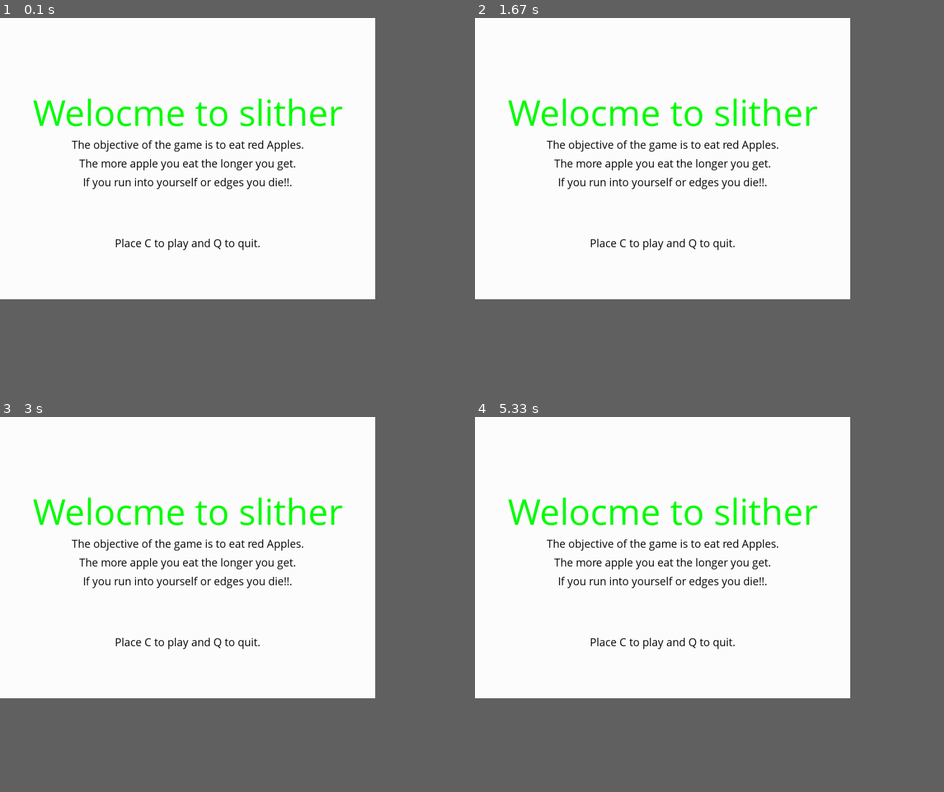
Above: before the commit, frames 1-4 (two rows, left to right).
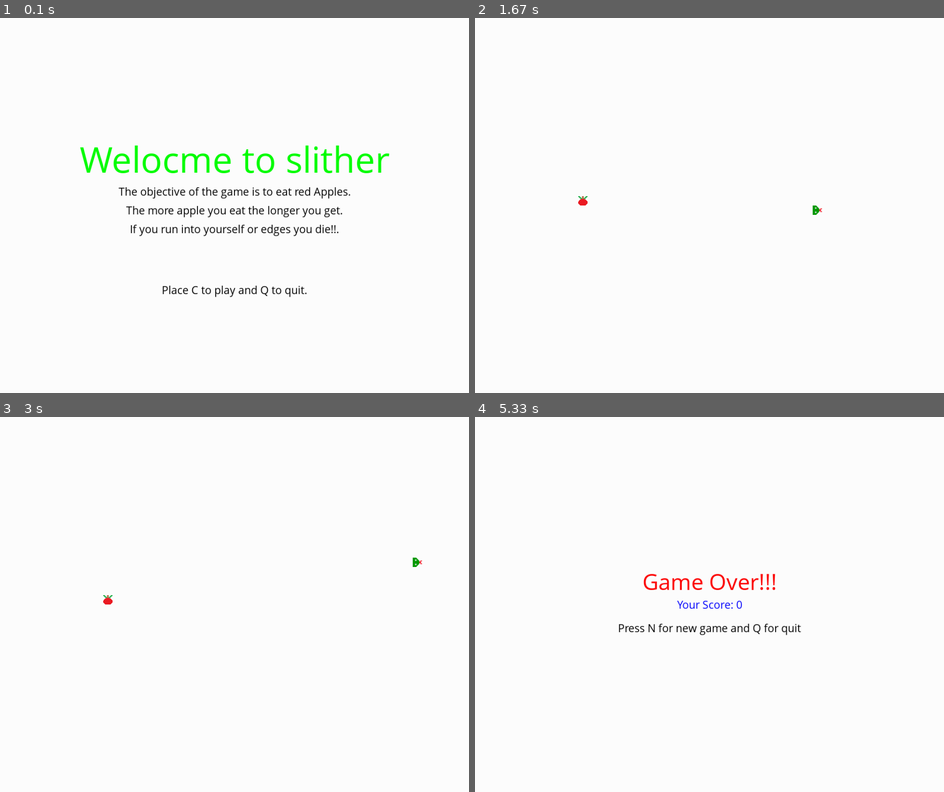
Above: after the commit, the same moments.

Repository: RIPTIDEKING/Snake_Pygame
Game: pygame game, started from pygameStart.py
Same seed, same stepped clock (60 frames per second), same inputs: the game is played once before the commit and once after it.
Inputs:
- Up to frame 1 (0.1 s): no input
- Up to frame 2 (1.67 s): tap C at 0.33 s; tap Enter at 0.67 s
- Up to frame 3 (3 s): hold Up 1.67-2.13 s; hold Right 2.17-2.63 s; hold Left from 2.67 s (still down)
- Up to frame 4 (5.33 s): release Left at 3.2 s; hold Down 3.23-3.53 s; hold Left 3.57-3.97 s; hold Up 4-4.37 s; hold Right 4.4-5.03 s; hold Down from 5.07 s (still down)
In our replay, the window is 720x540 before the commit and 900x720 after it. These sizes can differ from the game's own. Grey fills any space a smaller window leaves; there, only what the larger window draws over its background counts as a difference.

The runs differ from the first frame. In frame 1, 5.8% of the frame differs, in the area x 7-83%, y 21-75%; in frame 2, 3.1%; in frame 3, 3.1%; in frame 4, 3.8%.

Commit message:
changes with 20px

Diff:
--- a/pygameStart.py
+++ b/pygameStart.py
@@ -10,20 +10,26 @@
 darkGreen = (0,155,0)
 blue = (0,0,255)
 
-FPS = 15
-display_width = 800
-display_height = 600
-block_size = 10
+FPS = 10
+display_width = 1000
+display_height = 800
+block_size = 20
+MovementSpeed = (block_size)
 
 imgHead = pygame.image.load('snakeHead.png')
 imgBody = pygame.image.load('snakeBody.png')
 imgTail = pygame.image.load('snakeTail.png')
+appleMain = pygame.image.load('apple.png')
+
+pygame.display.set_icon(appleMain)
 
 gameDisplay = pygame.display.set_mode((display_width,display_height))
 pygame.display.set_caption('slither')
 pygame.display.update()
 
 direction = "Right"
+randAppleX = 0
+randAppleY = 0
 
 
 #gameDisplay.fill(white)
@@ -35,9 +41,28 @@
 medFont = pygame.font.SysFont("comicsansms",50)
 largeFont = pygame.font.SysFont("comicsansms",80)
 
+def randomApple():
+    global randAppleX,randAppleY
+    randAppleX = round(random.randrange(0,display_width-block_size,block_size)/block_size)*block_size
+    randAppleY = round(random.randrange(0,display_height-block_size,block_size)/block_size)*block_size
+
+
 def game_intro():
+
     intro = True
+
     while intro:
+        for event in pygame.event.get():
+            if event.type == pygame.QUIT:
+                pygame.quit()
+                quit()
+            if event.type == pygame.KEYDOWN:
+                if event.key == pygame.K_c:
+                    intro = False
+                elif event.key == pygame.K_q:
+                    pygame.quit()
+                    quit()
+
         gameDisplay.fill(white)
         message_to_screen("Welocme to slither",green,0,-100,"large")
         message_to_screen("The objective of the game is to eat red Apples.",
@@ -90,16 +115,17 @@
 def gameLoop():
 
     global direction
+
+
     direction = "Right"
     gameExit = False
     gameOver = False
 
-    randAppleX = random.randrange(0,display_width-block_size,block_size)
-    randAppleY = random.randrange(0,display_height-block_size,block_size)
+    randomApple()
 
     lead_x = display_width/2
     lead_y = display_height/2
-    lead_x_change = 10
+    lead_x_change = MovementSpeed
     lead_y_change = 0
 
 
@@ -117,8 +143,6 @@
     while not gameExit :
       #  event = pygame.event.get()
         score = int((snake_length-1)/2)
-
-        game_intro()
 
         while gameOver == True:
             gameDisplay.fill(white)
@@ -164,22 +188,22 @@
                 if pauPla == 1:
                     break
                 elif event.key == pygame.K_LEFT and  lead_x_change == 0:
-                    lead_x_change = -block_size
+                    lead_x_change = -MovementSpeed
                     lead_y_change = 0
                     direction = "Left"
                     break
                 elif event.key == pygame.K_RIGHT and lead_x_change == 0:
-                    lead_x_change = block_size
+                    lead_x_change = MovementSpeed
                     lead_y_change = 0
                     direction = "Right"
                     break
                 elif event.key == pygame.K_UP and lead_y_change == 0:
-                    lead_y_change = -block_size
+                    lead_y_change = -MovementSpeed
                     lead_x_change = 0
                     direction = "Up"
                     break
                 elif event.key == pygame.K_DOWN and lead_y_change == 0:
-                    lead_y_change = block_size
+                    lead_y_change = MovementSpeed
                     lead_x_change = 0
                     direction = "Down"
                     break
@@ -194,7 +218,8 @@
         lead_x += lead_x_change
 
         gameDisplay.fill(white)
-        pygame.draw.rect(gameDisplay,red,[randAppleX,randAppleY,block_size,block_size])
+        #pygame.draw.rect(gameDisplay,red,[randAppleX,randAppleY,block_size,block_size])
+        gameDisplay.blit(appleMain,(randAppleX,randAppleY));
 
         snakeHead = []
         snakeHead.append(lead_x)
@@ -212,11 +237,18 @@
         pygame.display.update()
 
         if lead_x == randAppleX and lead_y == randAppleY:
-                randAppleX = random.randrange(0,display_width-block_size,block_size)
-                randAppleY = random.randrange(0,display_height-block_size,block_size)
+                randomApple()
                 snake_length += 2
+
+##        if lead_x > randAppleX and lead_x < randAppleX+block_size or lead_x+block_size > randAppleX and lead_x+block_size < randAppleX+block_size:
+##                if lead_y >= randAppleY and lead_y <= randAppleY+block_size or lead_y+block_size >= randAppleY and lead_y+block_size <= randAppleY+block_size:
+##                    randAppleX = round(random.randrange(0,display_width-block_size,block_size)/block_size)*block_size
+##                    randAppleY = round(random.randrange(0,display_height-block_size,block_size)/block_size)*block_size
+##                    snake_length += 2
+
 
         clock.tick(FPS)
     quit()
 
+game_intro()
 gameLoop()
Binary file added: apple.png
Binary file changed: snakeHead.png
